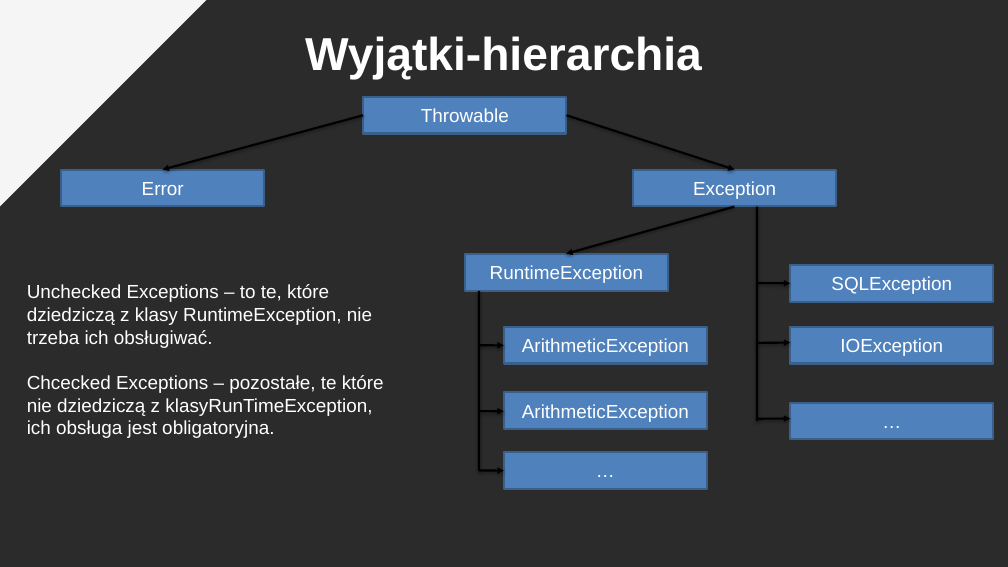
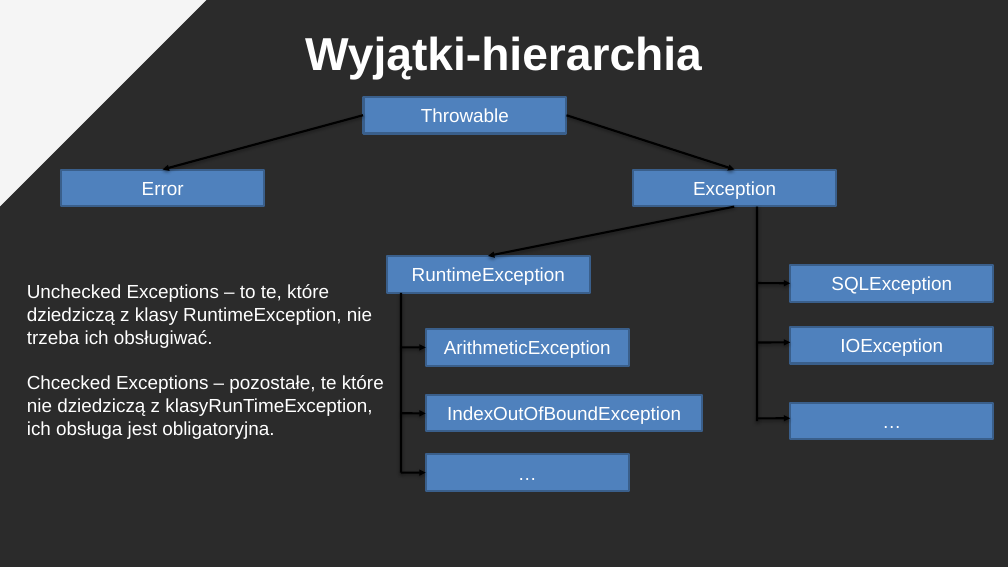
Before and after one commit to pkrajnik/WprowadzenieDoJava4Zajecia, a slide deck: slide 31 of WprowadzenieDoJezykaJAVA_v2_PiotrKrajnik.pptx. Drawn at 1008x567 pixels with LibreOffice and Linux fonts; fonts in the diff are those of the drawing; background and template pictures are left out; a plain dark background stands for a picture behind light text. Boxes give left, top, right and bottom in pixels: in the first picture for what was removed or moved away, otherwise in the second. Text is boxed around its words. In the diff, an @@ line names an element or a change of style, - is before the commit and + after.

```diff
--- a/WprowadzenieDoJezykaJAVA_v2_PiotrKrajnik.pptx
+++ b/WprowadzenieDoJezykaJAVA_v2_PiotrKrajnik.pptx
@@ freeform shape: place and size @@
-freeform shape at [566, 206, 734, 253]
+freeform shape at [488, 206, 735, 256]
@@ 3 rectangles, 1 freeform shape, 1 line: place and size @@
-3 rectangles, 1 freeform shape, 1 line at [465, 254, 707, 489]
+3 rectangles, 1 freeform shape, 1 line at [387, 256, 628, 492]
@@ freeform shape: place and size @@
-freeform shape at [479, 411, 504, 411]
+freeform shape at [401, 414, 426, 414]
@@ rectangle "IndexOutOfBoundException": place and size @@
-rectangle "IndexOutOfBoundException" at [504, 392, 707, 430]
+rectangle "IndexOutOfBoundException" at [426, 395, 702, 432]
@@ text in rectangle at [447, 406, 681, 424]: text changed @@
-ArithmeticException
+IndexOutOfBoundException
@@ freeform shape: place and size @@
-freeform shape at [479, 470, 504, 470]
+freeform shape at [401, 473, 426, 473]
```
Also in this commit, not shown: 3 other slides changed.
